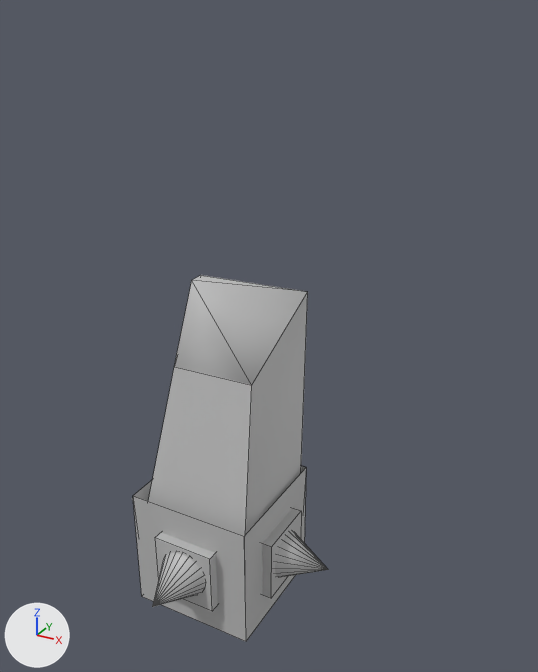
A saved change to the FBX model Assets/Resources/Models/Spike.fbx.
Rendered twice from a camera (50 mm lens) standing at (0.0273, -0.0419, 0.0473) and looking at (0.0035, 0.0014, 0.0257). Lighting does not change. The marker at lower left points along +X, +Y and +Z. Mesh edges are drawn as thin lines. Where no turn or scale is listed for an object, it has been applied to the vertices.
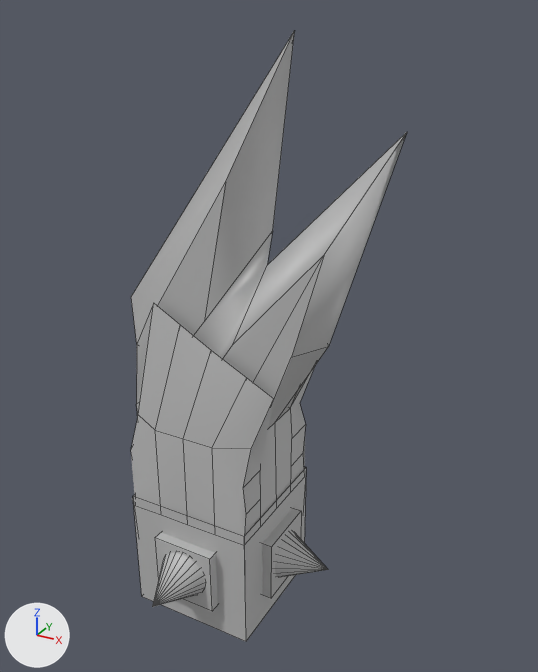
Where the change shows, as pixel boxes [x1, y1, x2, y2] in the pictures (538 x 672 px):
'pCube6', added: after [131, 30, 407, 536]
'pCylinder1', deleted: before [148, 275, 308, 536]

The change, as a diff of the scene's bpy script:
```diff
--- a/Assets/Resources/Models/Spike.fbx.py
+++ b/Assets/Resources/Models/Spike.fbx.py
@@ me_mesh_009_1 @@
+me_mesh_009_1.from_pydata(...)  # 93 vertices, 81 faces; spans x -0.0078..0.0132, y -0.0049..0.0049, z -0.005..0.0293
+me_mesh_009_1.materials.append(mat_lambert1)  # grey #bcbcbc
@@ ob_pcylinder1 @@
-ob_pcylinder1 = bpy.data.objects.new('pCylinder1', me_mesh_005)
-ob_pcylinder1.location = (0.0001, 0.00004, 0.0187)
@@ ob_pcube6 @@
+ob_pcube6 = bpy.data.objects.new('pCube6', me_mesh_009_1)
+ob_pcube6.location = (0.0, 0.0, 0.01688)
```
